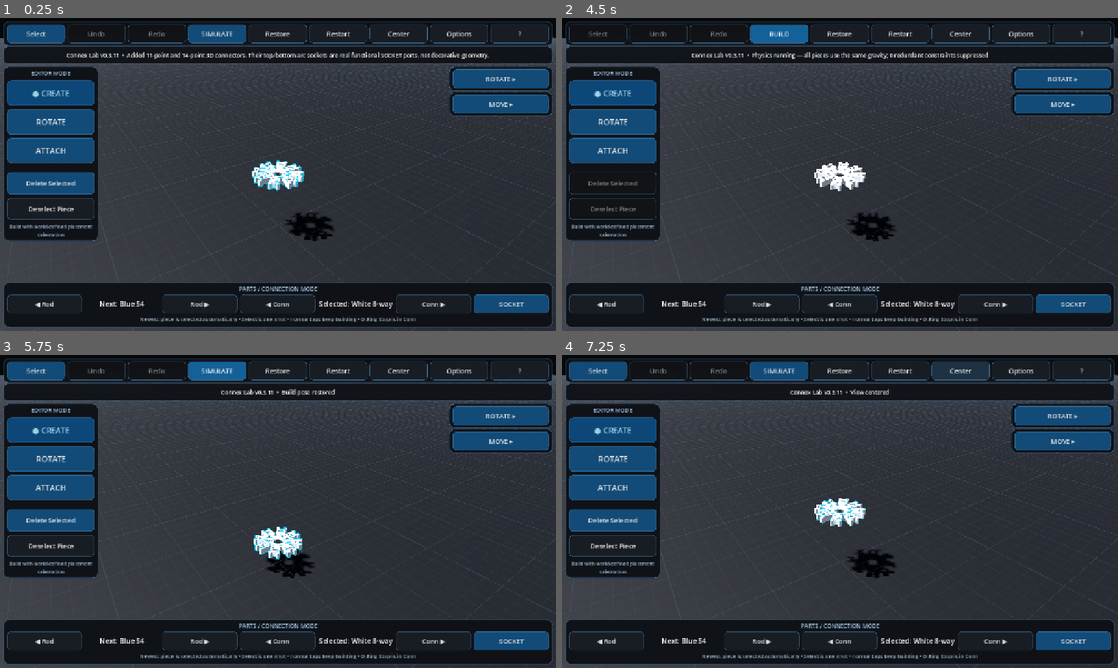
Above: before the commit, frames 1-4 (two rows, left to right).
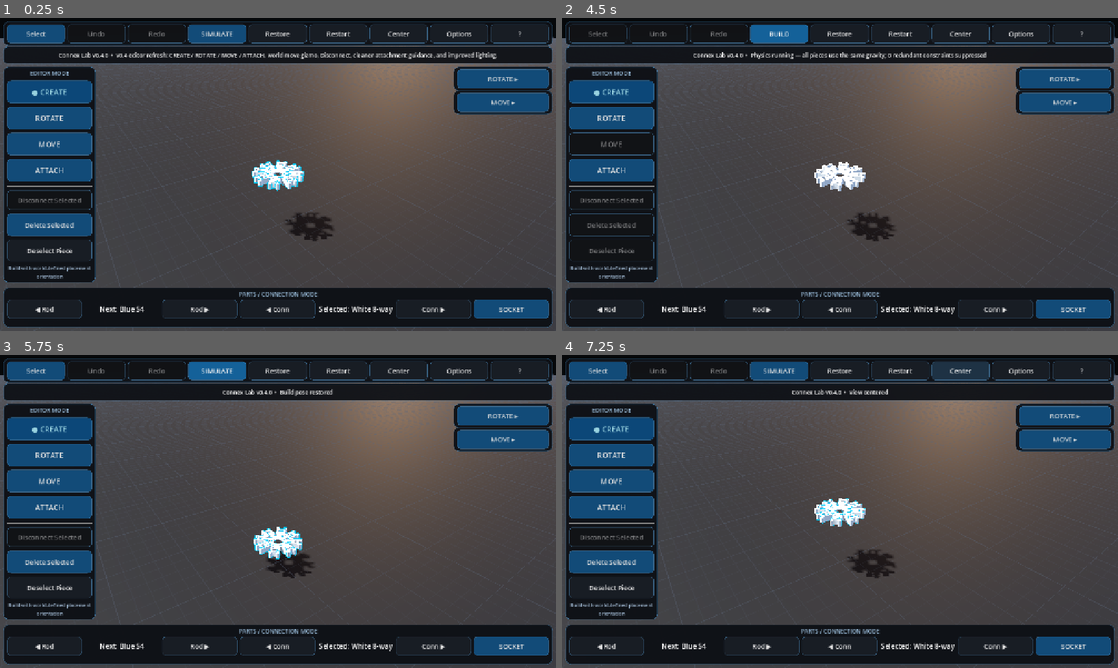
Above: after the commit, the same moments.

Repository: pixel375/connex
Game: Godot game, scene res://Main.tscn
The game is run twice, just before and just after one commit, with the same random seed, the same clock (stepped at 60 frames per second) and the same inputs.
Inputs:
- Up to frame 1 (0.25 s): no input
- Up to frame 2 (4.5 s): click "Restart" at 0.5 s; click "Restart" at 1.25 s; click "Restart" at 2 s; click "Select" at 2.75 s; click "SELECT…" at 3.5 s; click "SIMULATE" at 4.25 s
- Up to frame 3 (5.75 s): click "BUILD" at 5 s
- Up to frame 4 (7.25 s): click "Restore" at 5.75 s; click "Center" at 6.5 s

The runs differ from the first frame. In frame 1, 42% of the frame differs, in the area x 0-100%, y 7-98%; in frame 2, 42%; in frame 3, 42%; in frame 4, 42%.

Commit message:
chore: activate v0.4 editor script

Diff:
--- a/Main.tscn
+++ b/Main.tscn
@@ -1,6 +1,6 @@
 [gd_scene load_steps=2 format=3]
 
-[ext_resource type="Script" path="res://scripts/main_v041.gd" id="1_main"]
+[ext_resource type="Script" path="res://scripts/main_v042.gd" id="1_main"]
 
 [node name="Main" type="Node3D"]
 script = ExtResource("1_main")
